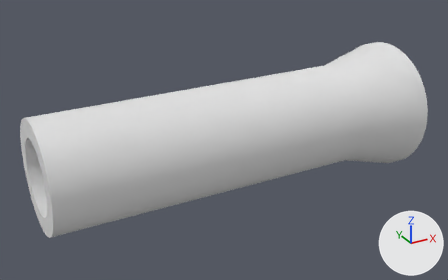
Two versions of the Blender file Collet.blend, one commit apart.
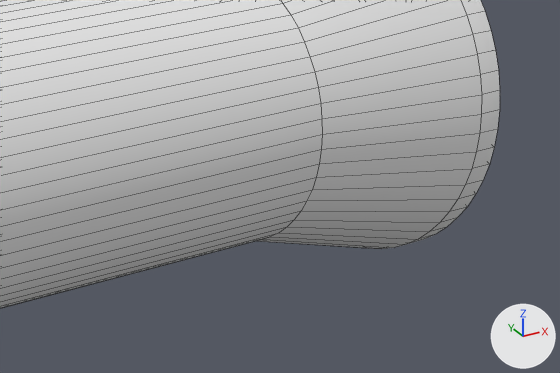
The first picture shows the older version from a camera (50 mm lens) standing at (-33.1, -56.5, 27.9) and looking at (-1.6, 0.6, -0.6). The close-ups show both versions on the part from 58% to 100% of the width and 28% to 73% of the height of that picture. The lights are fixed; the arrows at lower right show +X, +Y and +Z. The close-ups show mesh edges as thin lines.
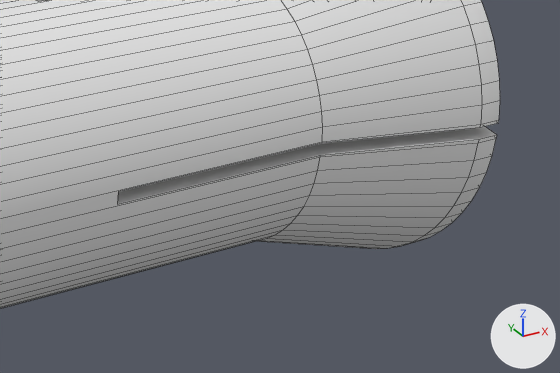
What differs and where, as boxes (x1, y1, x2, y2) in the close-ups (560 x 373 px):
'Plane', reshaped, turned
    both: (0, 0, 500, 308)
part 1 of me_plane, built on
    after: (0, 0, 499, 234)

The change, as a diff of the scene's bpy script:
```diff
--- a/Collet.blend.py
+++ b/Collet.blend.py
@@ me_plane @@
 # used by ob_plane; location = (0.0, 0.0, 0.0)
-me_plane.from_pydata(...)  # 480 vertices, 480 faces; spans x -23.0..23.0, y -7.8..7.8, z -7.8..7.8
+me_plane.from_pydata(...)  # 536 vertices, 496 faces; spans x -23.0..23.0, y -7.8..7.8, z -7.8..7.8
+# me_plane part 1: 4 vertices moved within x 13.7..23.0, y -0.6..6.0, z -6.0..-0.4; 20 vertices removed from x 11.0..23.0, y -4.0..4.0, z -4.0..4.0; 76 vertices added at x 4.0..23.0, y -7.8..7.8, z -7.8..7.8
@@ ob_plane @@
 ob_plane.location = (0.0, 0.0, 0.0)
+ob_plane.rotation_euler = (0.0524, 0.0, 0.0)  # degrees (3, 0, 0)
```
